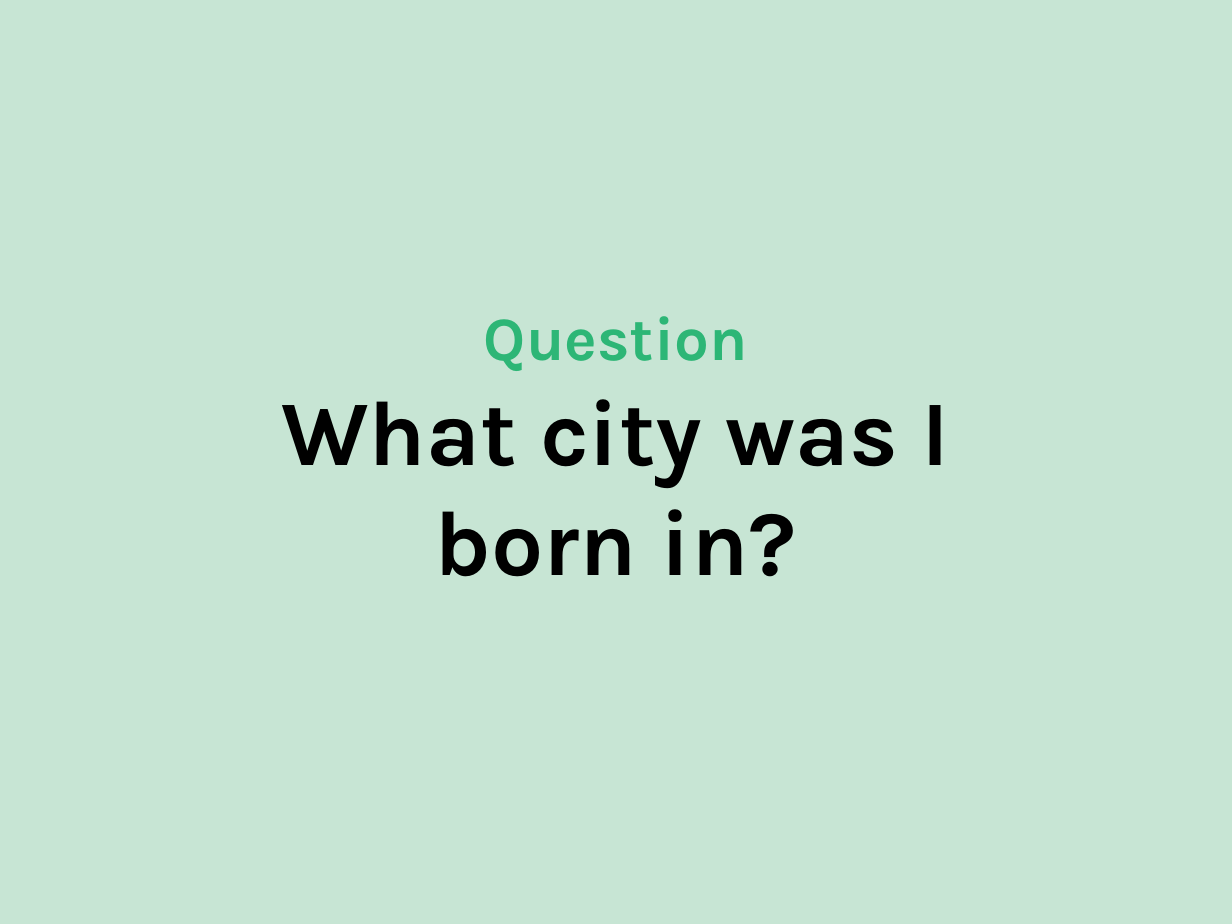
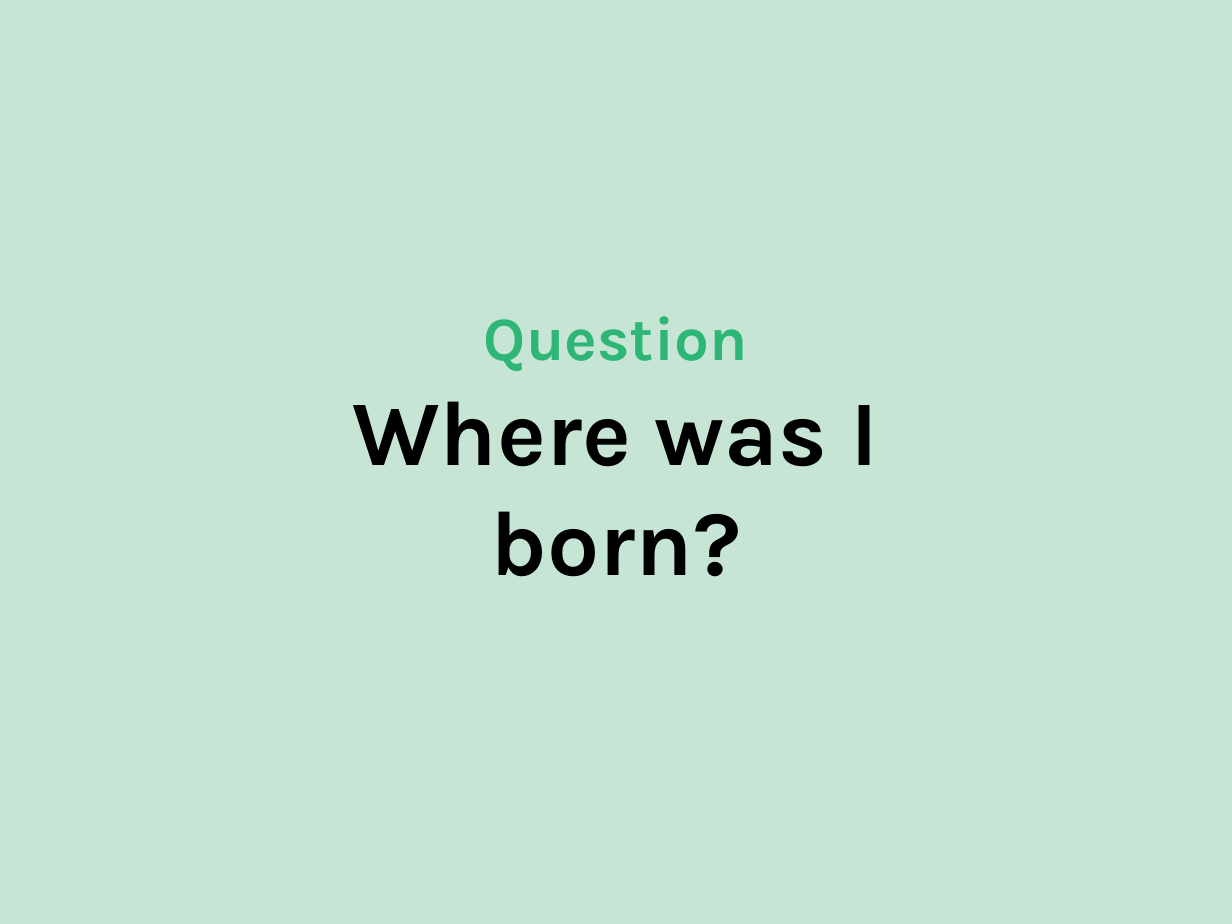
Before and after one commit to evjan/Using-Flash-Cards-to-Improve-Your-Ruby, a slide deck: slide 16 of UsingFlashCardsToImproveYourRuby.ppsx (slide 15 before the commit). Drawn at 1232x924 pixels with LibreOffice and Linux fonts; fonts in the diff are those of the drawing; background and template pictures are left out. Boxes give left, top, right and bottom in pixels: in the first picture for what was removed or moved away, otherwise in the second. Text is boxed around its words. In the diff, an @@ line names an element or a change of style, - is before the commit and + after.

```diff
--- a/UsingFlashCardsToImproveYourRuby.ppsx
+++ b/UsingFlashCardsToImproveYourRuby.ppsx
@@ text at <box>352,401,879,577</box>: text changed @@
-What city was I born in?
+Where was I born?
```
Also in this commit, not shown: 8 other slides changed, 3 slides added, 3 slides removed.
